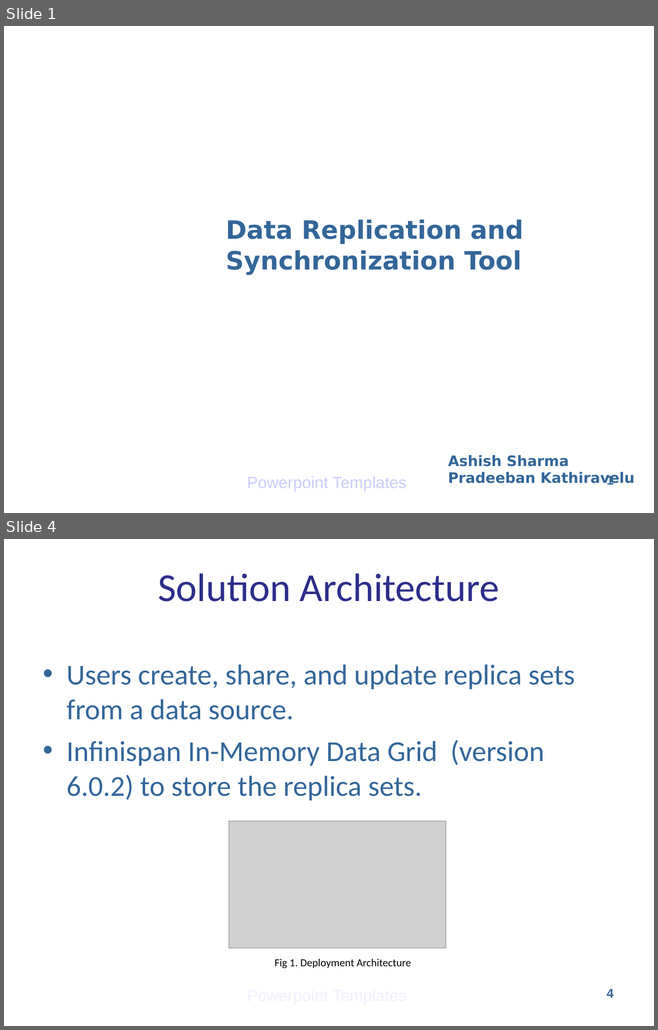
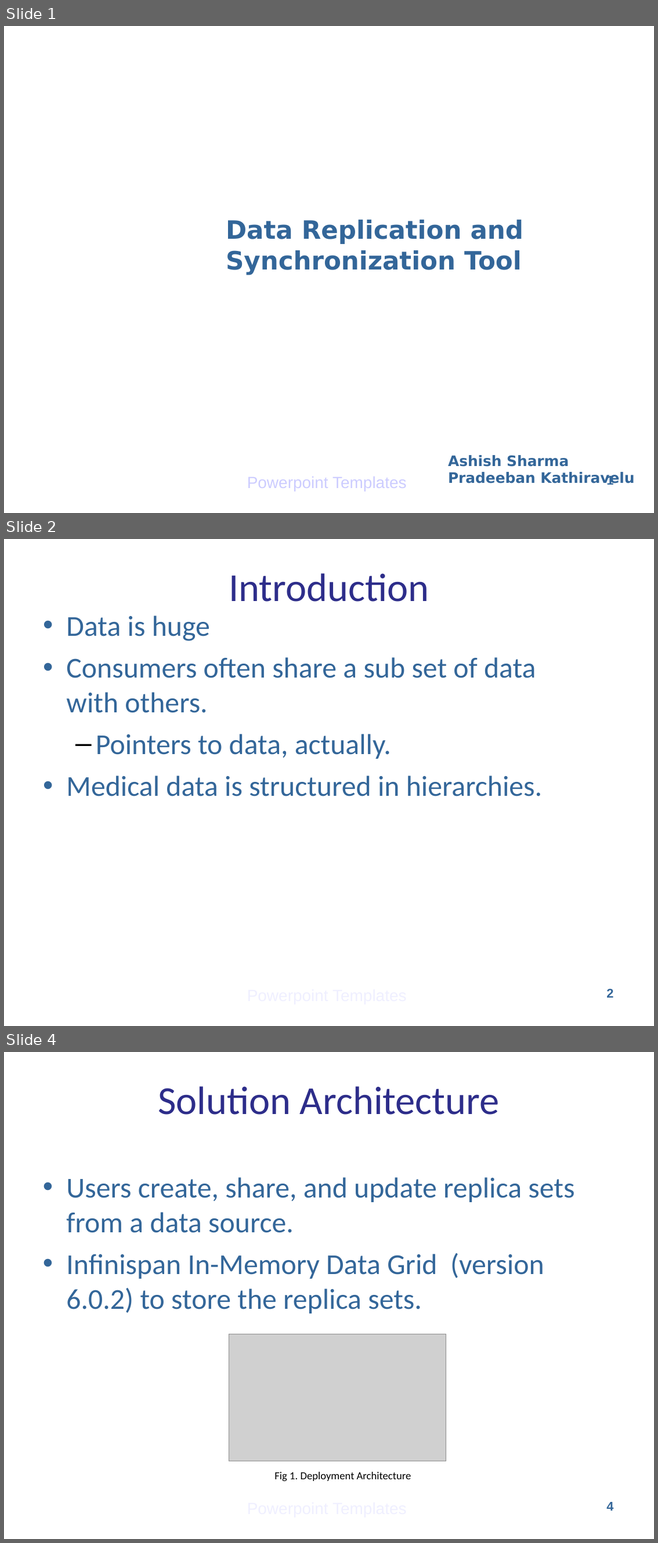
Before and after one commit to sharmalab/MEDIator, a slide deck: documentation/presentations/data replication and synchronization tool.ppt. Shown one above the other, each under a label of ours: slides 1 and 4 before the commit, slides 1, 2 and 4 after it; the slides between them are not shown. The pictures are 658x1030 and 658x1543 pixels, drawn with LibreOffice and Linux fonts; fonts in the diff are those of the drawing; grey boxes stand for pictures; background and template pictures are left out. Boxes give left, top, right and bottom in pixels: in the first picture for what was removed or moved away, otherwise in the second. Text is boxed around its words. In the diff, an @@ line names an element or a change of style, - is before the commit and + after.

Commit message:
Naming the product: MEDIator. Full name for the paper: A Data Sharing and Synchronization Middleware Platform for Heterogeneous Medical Data Sources

```diff
--- a/documentation/presentations/data replication and synchronization tool.ppt
+++ b/documentation/presentations/data replication and synchronization tool.ppt
@@ slide 2 added at bbox=[4, 539, 654, 1026], background picture (left out); not listed: 3 template elements that a slide beside it also shows @@
@@ text added at bbox=[228, 573, 429, 602], 44 pt, text #2D2D8A @@
+Introduction
@@ text added at bbox=[66, 616, 542, 797], 32 pt, text #336699 @@
+• Data is huge
+• Consumers often share a sub set of data with others.
+  – Pointers to data, actually.
+• Medical data is structured in hierarchies.
```
Also in this commit, not shown: 1 slide changed, 1 other slide added, 2 slides removed, 3 other files.
